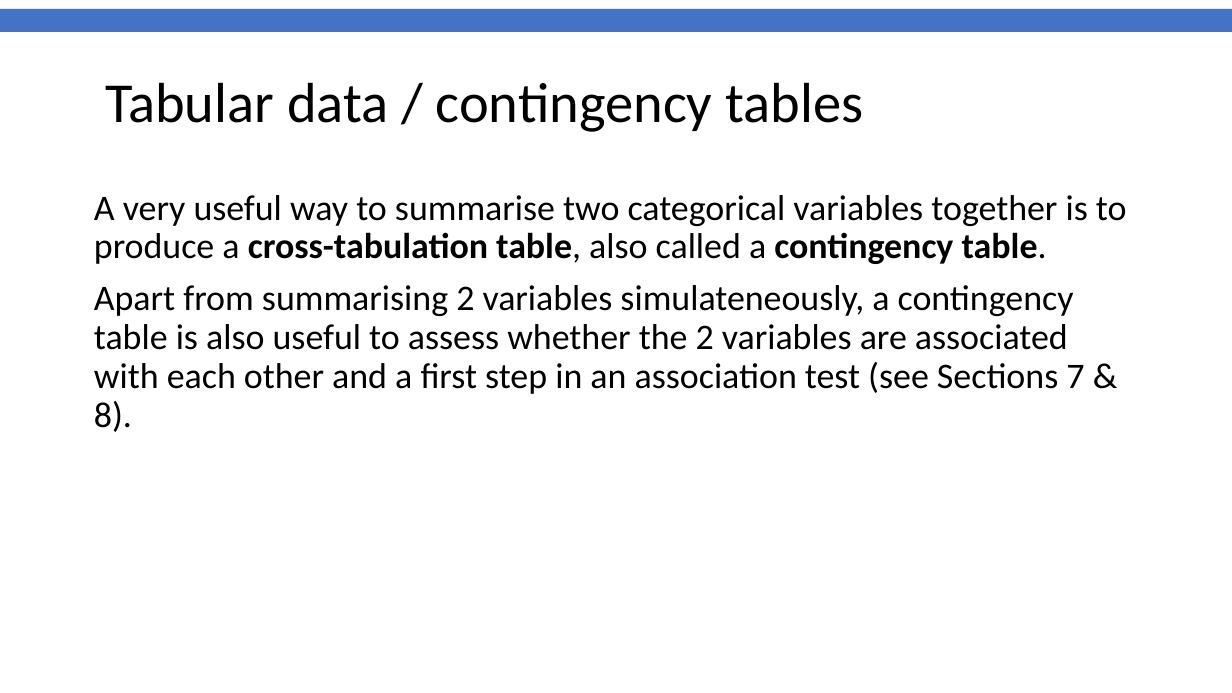
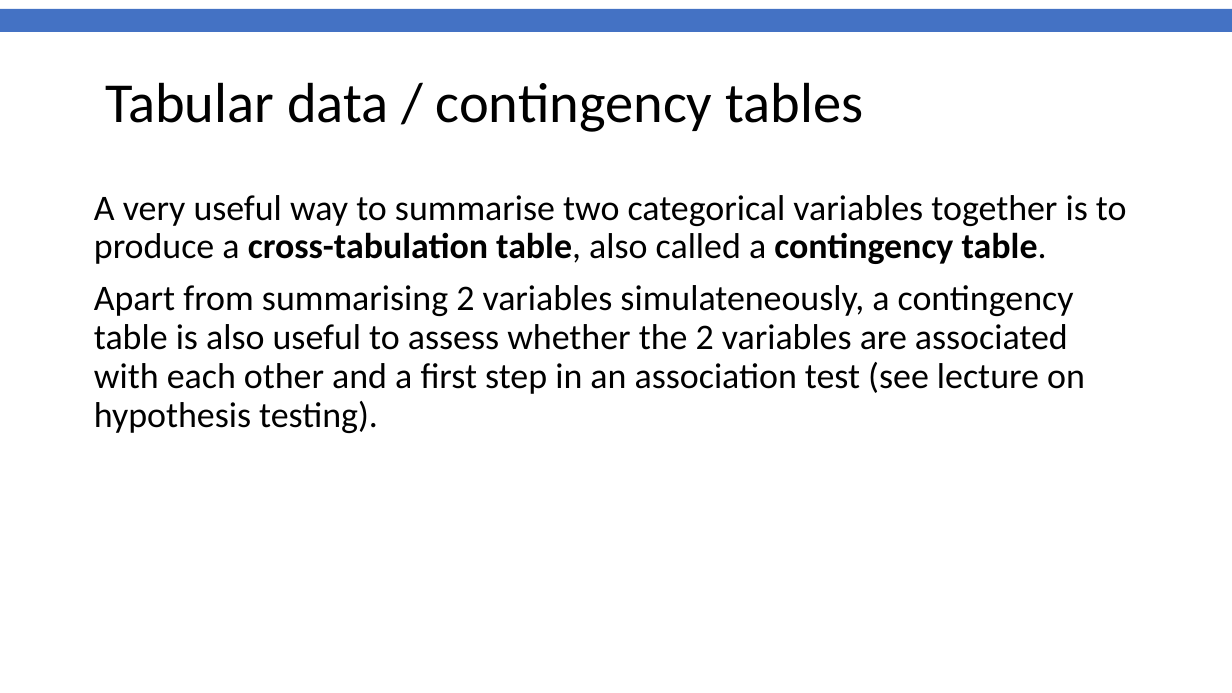
Before and after one commit to gitMarcH/COM_STA621_2020, a slide deck: slide 27 of COM_MScBioinformatics_2020_Session2.pptx. Drawn at 1232x693 pixels with LibreOffice and Linux fonts; fonts in the diff are those of the drawing; background and template pictures are left out. Boxes give left, top, right and bottom in pixels: in the first picture for what was removed or moved away, otherwise in the second. Text is boxed around its words. In the diff, an @@ line names an element or a change of style, - is before the commit and + after.

```diff
--- a/COM_MScBioinformatics_2020_Session2.pptx
+++ b/COM_MScBioinformatics_2020_Session2.pptx
@@ text at (x1=94, y1=285, x2=1085, y2=433): text changed @@
-Apart from summarising 2 variables simulateneously, a contingency table is also useful to assess whether the 2 variables are associated with each other and a first step in an association test (see Sections 7 & 8).
+Apart from summarising 2 variables simulateneously, a contingency table is also useful to assess whether the 2 variables are associated with each other and a first step in an association test (see lecture on hypothesis testing).
```
Also in this commit, not shown: 1 other file.
